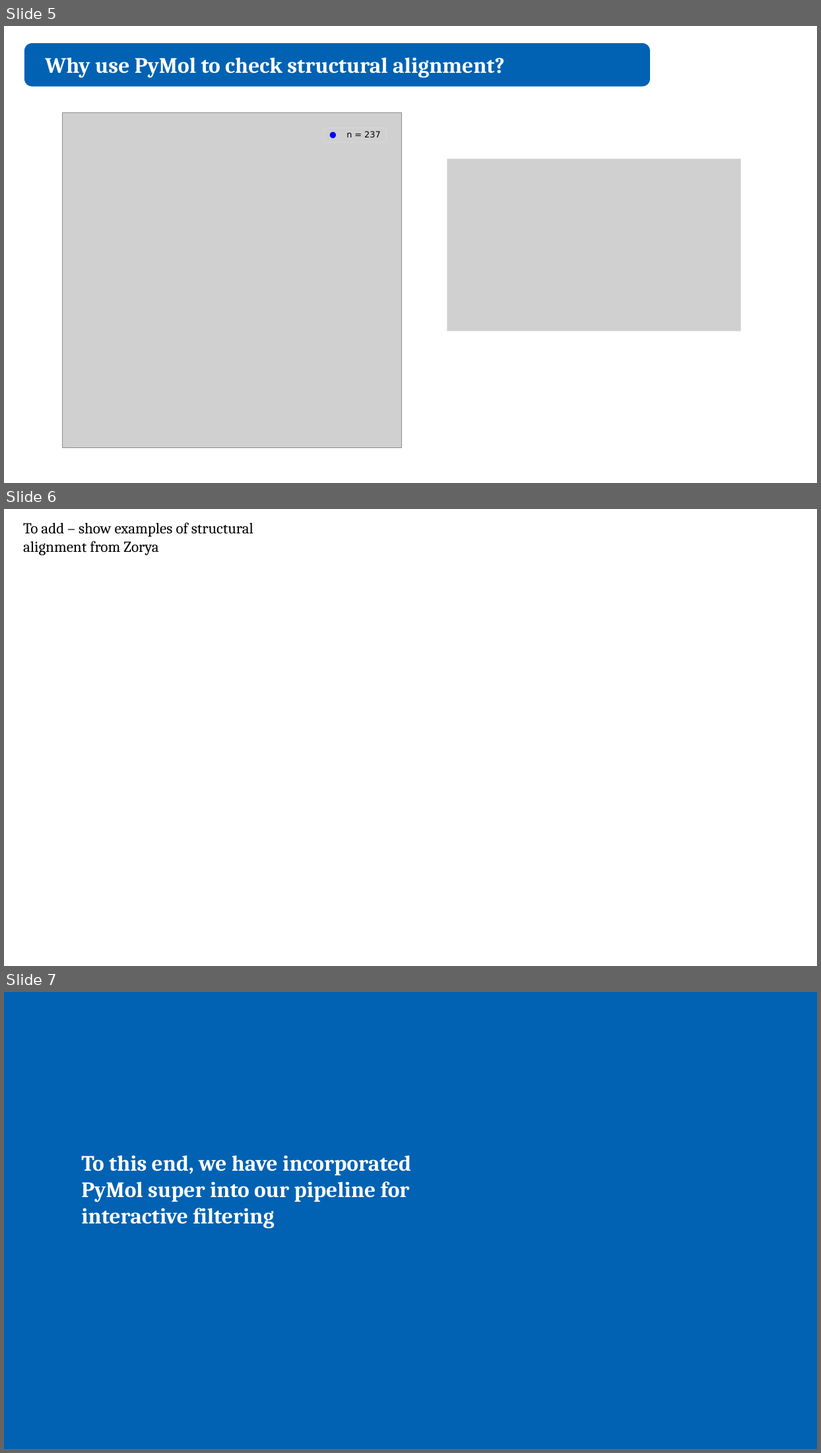
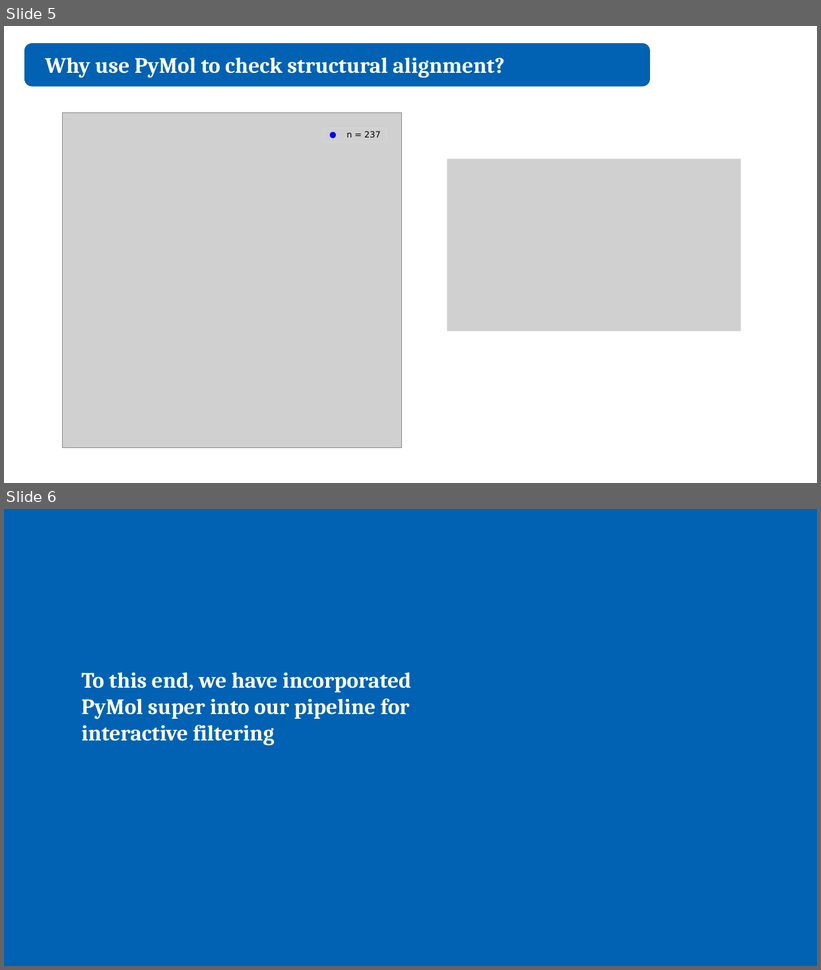
Before and after one commit to juliandeanmoran/BISSH, a slide deck: reports/2026-04-10_projectUpdate_2_jmoran.pptx. Shown one above the other, each under a label of ours: slides 5, 6 and 7 before the commit, slides 5 and 6 after it. The pictures are 821x1453 and 821x970 pixels, drawn with LibreOffice and Linux fonts; fonts in the diff are those of the drawing; grey boxes stand for pictures. Boxes give left, top, right and bottom in pixels: in the first picture for what was removed or moved away, otherwise in the second. Text is boxed around its words. In the diff, an @@ line names an element or a change of style, - is before the commit and + after.

```diff
--- a/reports/2026-04-10_projectUpdate_2_jmoran.pptx
+++ b/reports/2026-04-10_projectUpdate_2_jmoran.pptx
@@ slide 6 removed at [4, 509, 817, 966], background #FFFFFF @@
@@ text removed at [23, 522, 253, 555] @@
-To add – show examples of structural alignment from Zorya
@@ what was slide 7 is now slide 6 @@
```
Also in this commit, not shown: 2 slides changed, 5 slides added, 4 other files.
